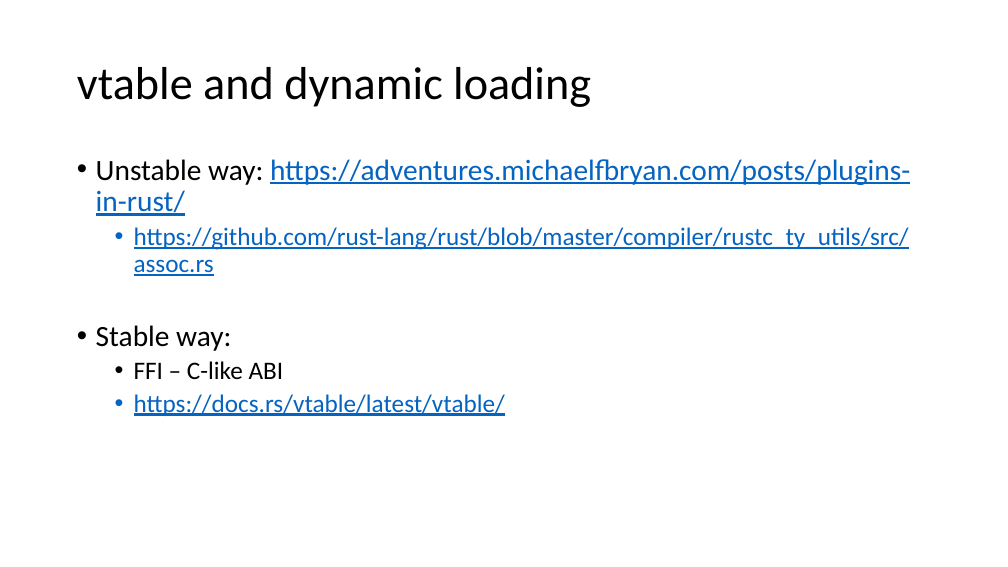
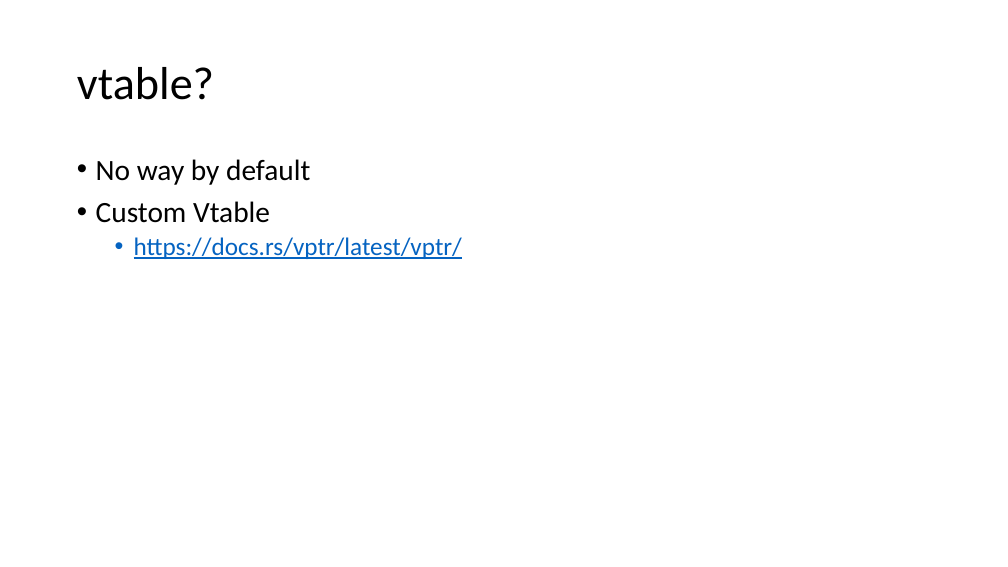
Before and after one commit to kugushev/course-rust-basics, a slide deck: slide 33 of src/07-Modules/07-Modules.pptx (slide 4 before the commit). Drawn at 1008x567 pixels with LibreOffice and Linux fonts; fonts in the diff are those of the drawing. Boxes give left, top, right and bottom in pixels: in the first picture for what was removed or moved away, otherwise in the second. Text is boxed around its words. In the diff, an @@ line names an element or a change of style, - is before the commit and + after.

```diff
--- a/src/07-Modules/07-Modules.pptx
+++ b/src/07-Modules/07-Modules.pptx
@@ title at (77, 67, 214, 100): text changed @@
-vtable and dynamic loading
+vtable?
@@ text at (96, 159, 462, 259): text changed @@
-• Unstable way: https://adventures.michaelfbryan.com/posts/plugins-in-rust/
-  • https://github.com/rust-lang/rust/blob/master/compiler/rustc_ty_utils/src/assoc.rs
-• Stable way:
-  • FFI – C-like ABI
-  • https://docs.rs/vtable/latest/vtable/
+• No way by default
+• Custom Vtable
+  • https://docs.rs/vptr/latest/vptr/
```
Also in this commit, not shown: 2 other slides changed, 6 slides added.
